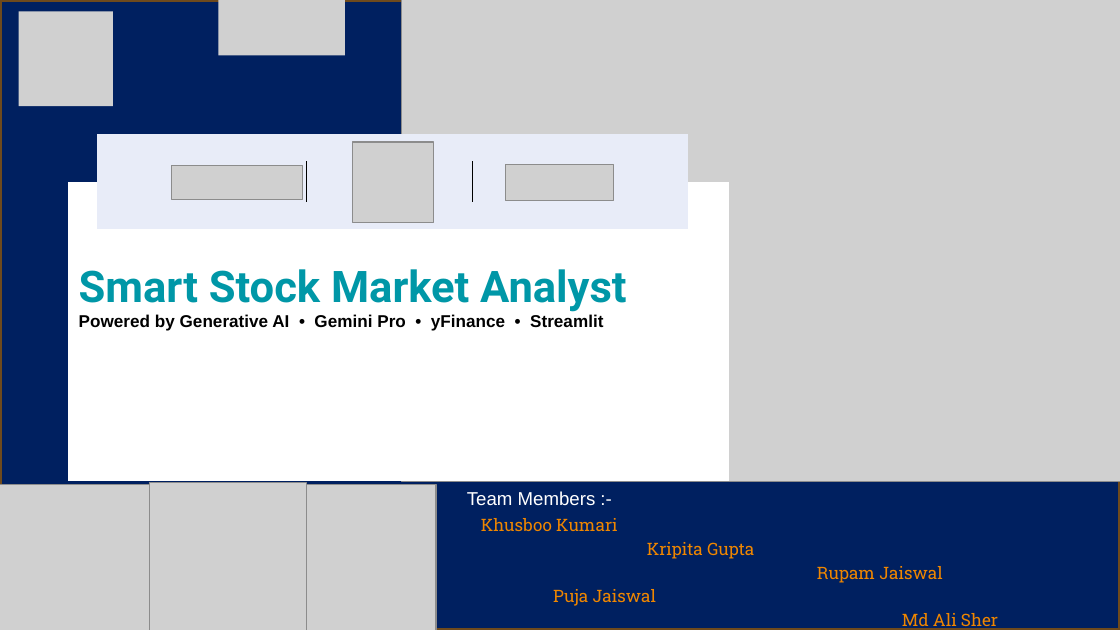
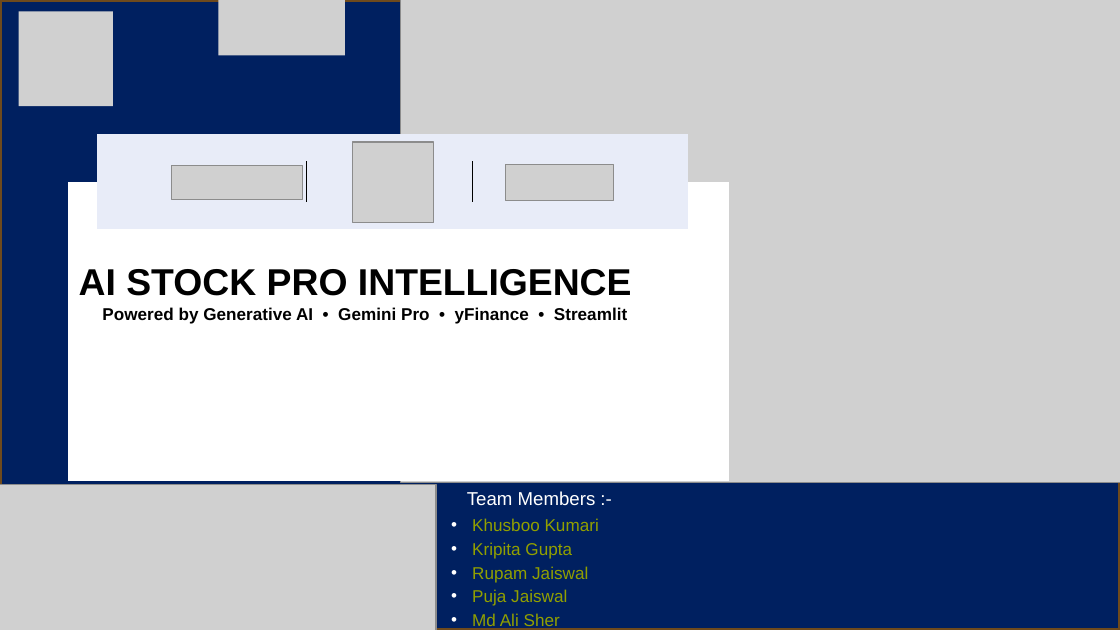
Before and after one commit to alisherpatkhan7-web/Final-Capston-Project-Finance-Generative-AI, a slide deck: slide 1 of Smart_Stock_Market_PPT.pptx. Drawn at 1120x630 pixels with LibreOffice and Linux fonts; fonts in the diff are those of the drawing; grey boxes stand for pictures; background and template pictures are left out. Boxes give left, top, right and bottom in pixels: in the first picture for what was removed or moved away, otherwise in the second. Text is boxed around its words. In the diff, an @@ line names an element or a change of style, - is before the commit and + after.

Commit message:
Initial commit: AI Stock Pro Analyst

```diff
--- a/Smart_Stock_Market_PPT.pptx
+++ b/Smart_Stock_Market_PPT.pptx
@@ text at bbox=[79, 269, 632, 296]: text changed; size 28 to 24 pt; font Roboto to Arial; text colour #0097A7 to #000000 @@
-Smart Stock Market Analyst
+AI STOCK PRO INTELLIGENCE
@@ picture removed at bbox=[149, 483, 306, 630] @@
@@ text "Khusboo Kumari" at bbox=[472, 518, 599, 630]: font Roboto Slab to Arial, text colour #EF8600 to #92A000; bullet none to • @@
```
Also in this commit, not shown: 4 other slides changed, 1 slide added, 5 other files.
